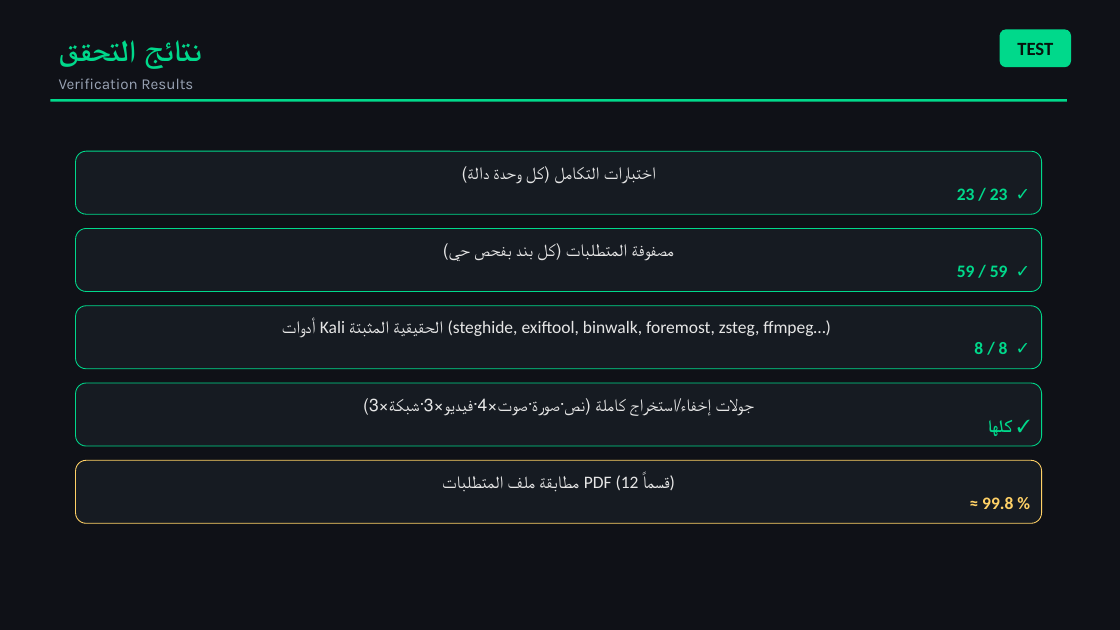
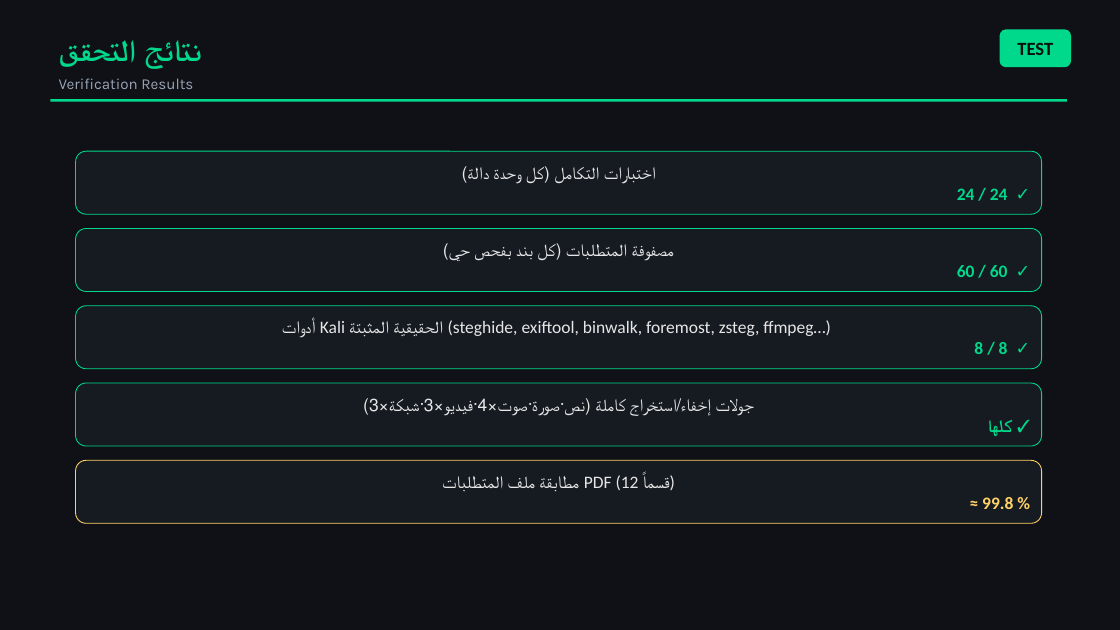
Before and after one commit to ko456123mo-jpg/StegoNexus, a slide deck: slide 16 of StegoNexus_Presentation.pptx (slide 15 before the commit). Drawn at 1120x630 pixels with LibreOffice and Linux fonts; fonts in the diff are those of the drawing. Boxes give left, top, right and bottom in pixels: in the first picture for what was removed or moved away, otherwise in the second. Text is boxed around its words. In the diff, an @@ line names an element or a change of style, - is before the commit and + after.

Commit message:
feat: text 2nd technique (zero-width), metadata CLI/GUI polish, 17-slide presentation, docs 60/60

```diff
--- a/StegoNexus_Presentation.pptx
+++ b/StegoNexus_Presentation.pptx
@@ text in rounded rectangle at [957, 188, 1008, 200]: text changed @@
-23 / 23 ✓
+24 / 24 ✓
@@ text in rounded rectangle at [957, 265, 1008, 277]: text changed @@
-59 / 59 ✓
+60 / 60 ✓
```
Also in this commit, not shown: 1 other slide changed, 1 slide added, 15 other files.
